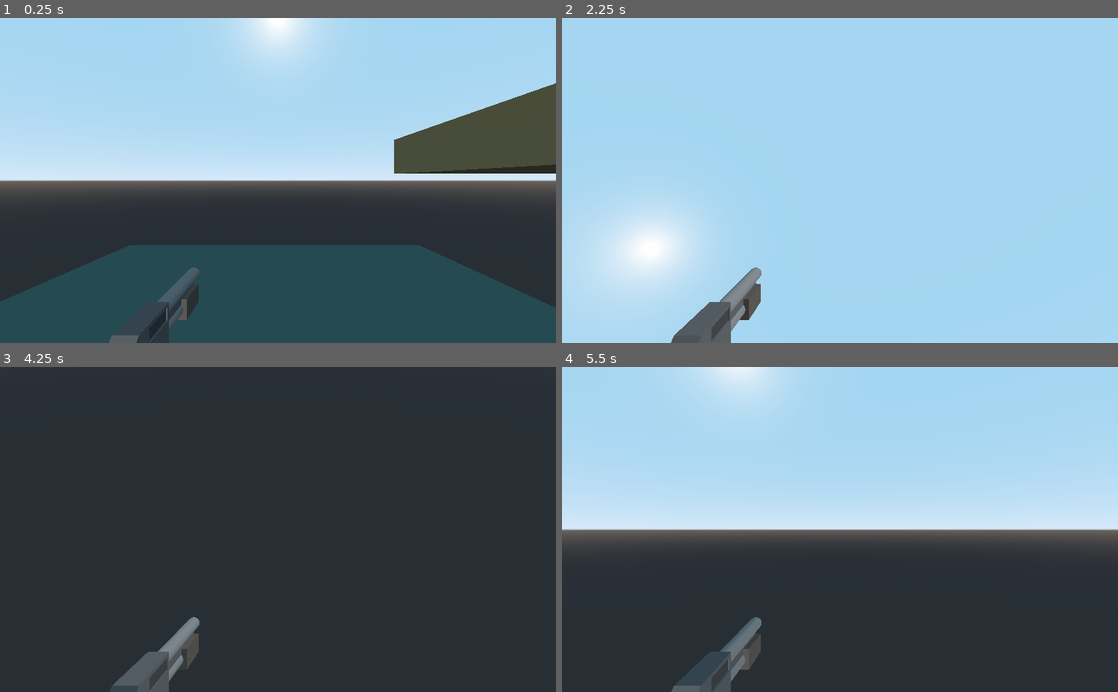
Above: before the commit, frames 1-4 (two rows, left to right).
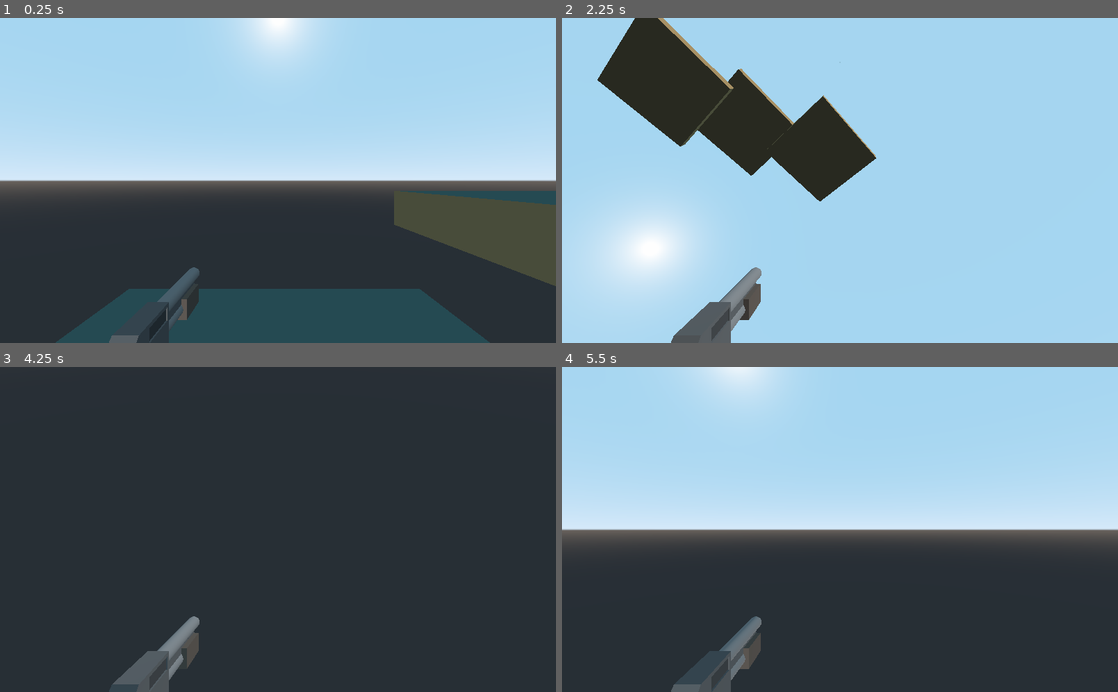
Above: after the commit, the same moments.

Repository: WillNilges/Slender-RIT
Game: Godot game, scene res://Spatial.tscn
The game is run twice, just before and just after one commit, with the same random seed, the same clock (stepped at 60 frames per second) and the same inputs. This scene is started directly instead of the project's main scene.
Inputs (mouse positions are in pixels of both pictures, inside the frame that each line leads up to):
- Up to frame 1 (0.25 s): no input
- Up to frame 2 (2.25 s): tap Enter (ui_accept) at 0.5, 2 s; move the mouse to (962, 164) at 0.52 s; hold D (move_right) 0.53-1.28 s; tap Space (jump) at 0.77, 1.52 s; move the mouse to (728, 196) at 1.27 s; hold S (move_backward) 1.28-2.03 s; move the mouse to (895, 109) at 2.02 s; hold D (move_right) from 2.03 s (still down)
- Up to frame 3 (4.25 s): move the mouse to (250, 594) at 2.77 s; release D (move_right) at 2.78 s; hold W (move_forward) 2.78-3.53 s; tap Space (jump) at 3.02, 3.77 s; tap Enter (ui_accept) at 3.5 s; move the mouse to (444, 578) at 3.52 s; hold A (move_left) from 3.53 s (still down)
- Up to frame 4 (5.5 s): tap Enter (ui_accept) at 4.25 s; move the mouse to (673, 480) at 4.27 s; tap Space (jump) at 4.52 s; move the mouse to (867, 529) at 5.02 s; release A (move_left) at 5.03 s; hold S (move_backward) from 5.03 s (still down)

The runs differ from the first frame. In frame 1, 25% of the frame differs, in the area x 0-100%, y 20-100%; in frame 2, 11%; in frame 3, 0.1%; in frame 4, 0.1%.

Commit message:
Fix gravity.

Diff:
--- a/player.gd
+++ b/player.gd
@@ -1,18 +1,4 @@
 extends KinematicBody
-
-# Declare member variables here. Examples:
-# var a = 2
-# var b = "text"
-
-# Called when the node enters the scene tree for the first time.
-#func _ready():
-	#pass # Replace with function body.
-
-# Called every frame. 'delta' is the elapsed time since the previous frame.
-#func _process(delta):
-#	pass
-
-
 # stats
 var curHp : int = 10
 var maxHp : int = 10
@@ -89,7 +75,7 @@
 
 	# apply gravity
 	#vel.y -= gravity * delta
-	vel.y -= gravity * 1
+	vel.y -= gravity * 0.01
 
 	# move the player
 	vel = move_and_slide(vel, Vector3.UP)
